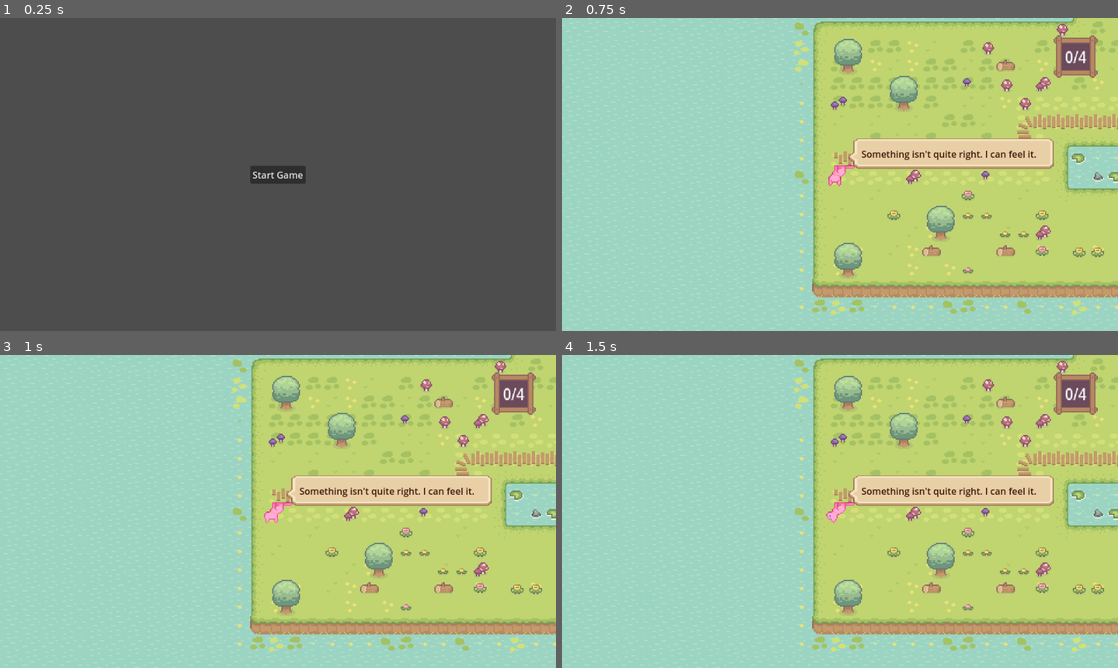
Above: before the commit, frames 1-4 (two rows, left to right).
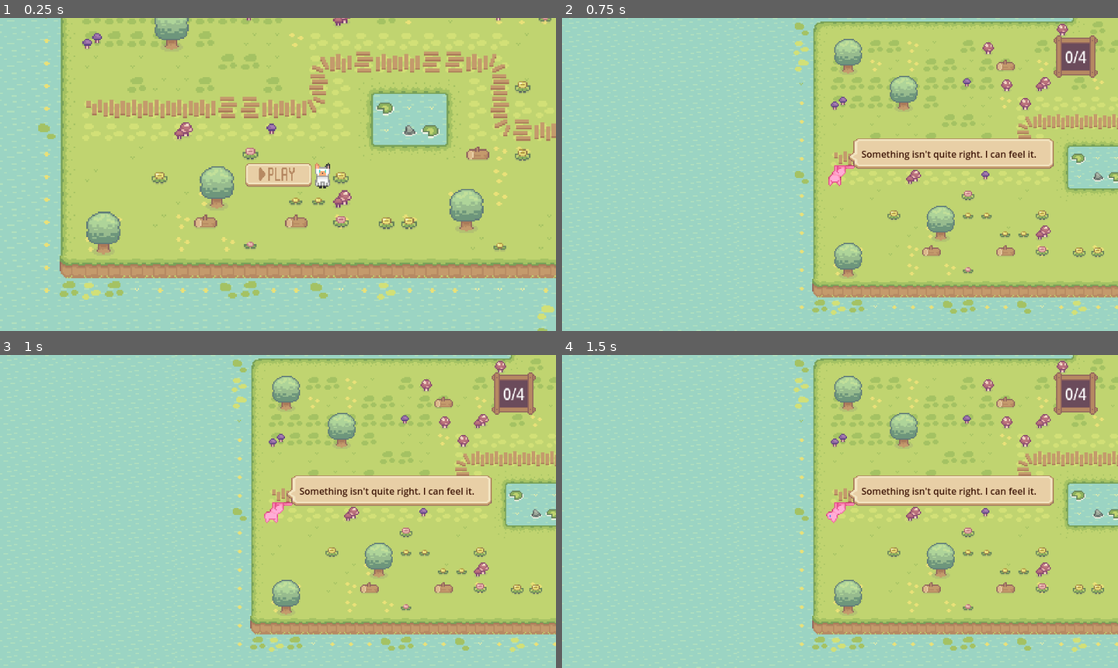
Above: after the commit, the same moments.

Repository: c1foZ/meowfunction
Game: Godot game, scene res://scenes/ui/menu.tscn
Two runs of this game, one before a commit and one after it. Both use one fixed random seed, a clock stepped at 60 frames per second and the inputs below.
Inputs (mouse positions are in pixels of both pictures, inside the frame that each line leads up to):
- Up to frame 1 (0.25 s): no input
- Up to frame 2 (0.75 s): click (840, 174) at 0.5 s, where only the run before the commit has a clickable "Start Game"
- Up to frame 3 (1 s): no input
- Up to frame 4 (1.5 s): tap Enter at 1.25 s; hold D (move_right) from 1.28 s (still down)

The runs differ from the first frame. In frame 1, 100% of the frame differs, in the area x 0-100%, y 0-100%; in frame 2, nothing differs; in frame 3, nothing differs; in frame 4, nothing differs.

Commit message:
add menu bg and button

Diff:
--- a/scenes/ui/menu.tscn
+++ b/scenes/ui/menu.tscn
@@ -1,6 +1,12 @@
-[gd_scene load_steps=2 format=3 uid="uid://b1f3aj5p41w3j"]
+[gd_scene load_steps=5 format=3 uid="uid://b1f3aj5p41w3j"]
 
 [ext_resource type="Script" uid="uid://dt2wp2tk1rrvn" path="res://scripts/ui.gd" id="1_7w7rl"]
+[ext_resource type="Texture2D" uid="uid://cq4x122ptd63" path="res://assets/menu_img.png" id="2_wedc3"]
+[ext_resource type="Texture2D" uid="uid://c1p65vlfk0vts" path="res://assets/UI Big Play Button.png" id="3_c2n5p"]
+
+[sub_resource type="AtlasTexture" id="AtlasTexture_w6y0u"]
+atlas = ExtResource("3_c2n5p")
+region = Rect2(0, 30.8973, 96.5009, 33.1027)
 
 [node name="UI" type="Control"]
 layout_mode = 3
@@ -11,7 +17,19 @@
 grow_vertical = 2
 script = ExtResource("1_7w7rl")
 
+[node name="MenuImg" type="Sprite2D" parent="."]
+position = Vector2(500, 270)
+scale = Vector2(0.5, 0.5)
+texture = ExtResource("2_wedc3")
+
+[node name="Sprite2D" type="Sprite2D" parent="."]
+texture_filter = 1
+position = Vector2(481, 271)
+scale = Vector2(1.27077, 1.50014)
+texture = SubResource("AtlasTexture_w6y0u")
+
 [node name="StartGame" type="Button" parent="."]
+modulate = Color(1, 1, 1, 0)
 texture_filter = 1
 layout_mode = 1
 anchors_preset = 8
@@ -19,10 +37,10 @@
 anchor_top = 0.5
 anchor_right = 0.5
 anchor_bottom = 0.5
-offset_left = -48.0
-offset_top = -15.5
-offset_right = 48.0
-offset_bottom = 15.5
+offset_left = -52.0
+offset_top = -15.0
+offset_right = 55.0
+offset_bottom = 16.0
 grow_horizontal = 2
 grow_vertical = 2
 text = "Start Game"
Binary file added: assets/UI Big Play Button.png
Not shown, added: assets/UI Big Play Button.png.import
Binary file added: assets/menu_img.png
Not shown, added: assets/menu_img.png.import
